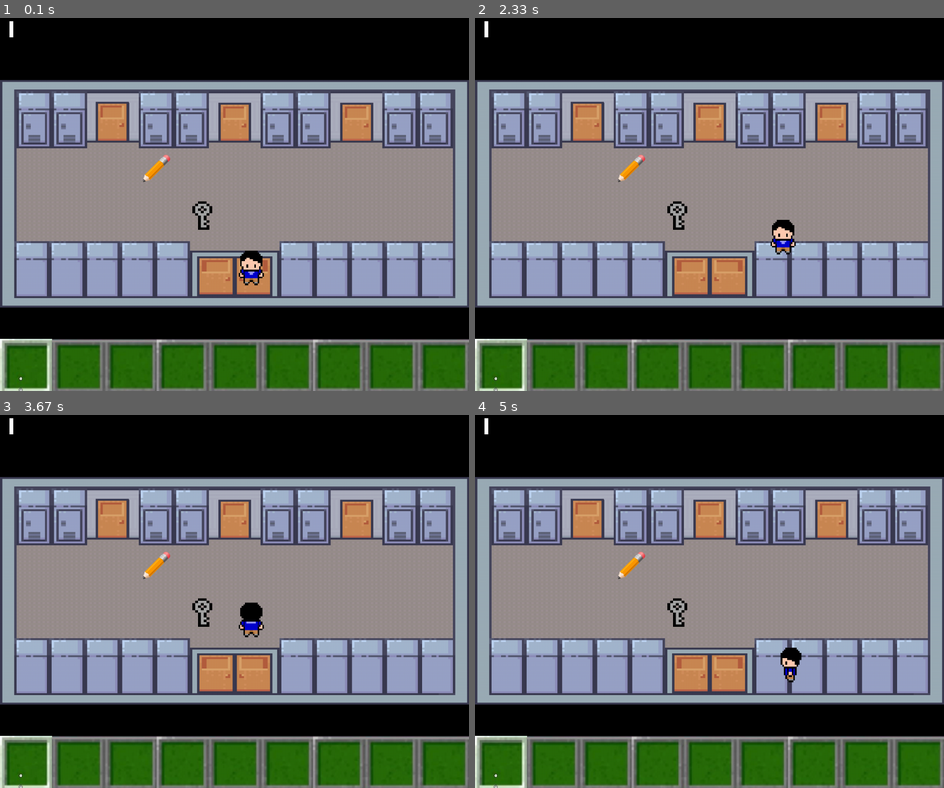
Above: before the commit, frames 1-4 (two rows, left to right).
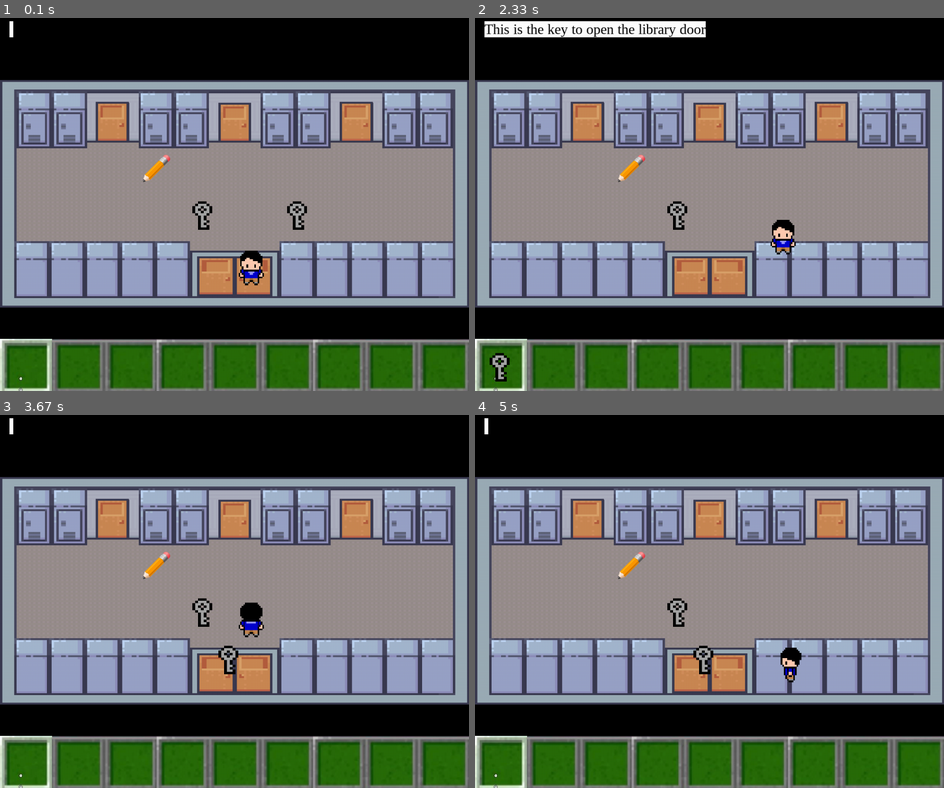
Above: after the commit, the same moments.

Repository: Aaronlongstocking97/Group-11-Pygame-Project
Game: pygame game, started from main.py
Two runs of this game, one before a commit and one after it. Both use one fixed random seed, a clock stepped at 60 frames per second and the inputs below.
Inputs:
- Up to frame 1 (0.1 s): no input
- Up to frame 2 (2.33 s): hold Right 0.33-0.8 s; hold Up 0.83-1.13 s; hold Right 1.17-1.63 s; hold D 1.17-1.63 s; hold Left 1.67-2.2 s; hold A 1.67-2.2 s; hold Down from 2.23 s (still down)
- Up to frame 3 (3.67 s): release Down at 2.53 s; tap Space at 2.57, 2.97, 3.27, 3.4 s; hold Left 2.9-3.3 s; hold A 2.9-3.3 s; hold Up from 3.33 s (still down)
- Up to frame 4 (5 s): release Up at 3.7 s; hold Right 3.73-4.37 s; hold D 3.73-4.37 s; tap Space at 3.8, 4.1, 4.47, 4.87 s; hold Down 4.4-4.77 s; hold Left from 4.8 s (still down); hold A from 4.8 s (still down)

The runs differ from the first frame. In frame 1, 0.3% of the frame differs, in the area x 61-80%, y 22-57%; in frame 2, 2.3%, in the area x 2-80%, y 0-98%; in frame 3, 0.3%; in frame 4, 0.3%.

Commit message:
Put library

Diff:
--- a/GameSprites.py
+++ b/GameSprites.py
@@ -20,6 +20,7 @@
 MATH_ROOM = "assets/rooms/mathroom.png"
 ROOM1WALLS = "assets/rooms/mathroom_clutter.png"
 HALLWAY = "assets/rooms/hallway.png"
+LIBRARY = "assets/rooms/library.png"
 BOX_IMAGE = "assets/items/box.png"
 DOOR_IMAGE = "assets/rooms/door_closed.png"
 KEY_IMAGE = "assets/items/key.png"
--- a/MainGame.py
+++ b/MainGame.py
@@ -9,6 +9,7 @@
 from key import *
 from mathroom import *
 from hallway import *
+from library import *
 from pen import *
 
 # Does this still need to take in an object?
@@ -55,10 +56,12 @@
         # create rooms
         self.math_room = MathRoom(MATH_ROOM)
         self.hallway = Hallway(HALLWAY)
+        self.library = Library(LIBRARY)
 
         # initialize rooms
         self.math_room.init_math_room(self)
         self.hallway.init_hallway(self)
+        self.library.init_library(self)
 
         # Initialize the dialog
         self.dialog = Dialog()
--- a/hallway.py
+++ b/hallway.py
@@ -19,7 +19,7 @@
     def init_hallway(self, callback):
         callback.door_to_math = Door(DOOR_IMAGE, DOOR_SIZE)
         callback.door_to_math.init_door(self, callback.math_room, (197, 185), (800, 40),
-                                    "This door is locked, you might need a key.")
+                                    "Math room is locked, you might need a key.")
 
         callback.key2 = Key(KEY_IMAGE, ITEM_SIZE)
         callback.key2.init_key(self, callback.door_to_math, (400, 400),
@@ -27,3 +27,12 @@
 
         callback.pencil = Pen(PENCIL_IMAGE, ITEM_SIZE)
         callback.pencil.init_pencil(self, (300, 300), "This is a pencil. You may use it to answer some questions")
+
+
+        callback.door_to_library = Door(DOOR_IMAGE, DOOR_SIZE)
+        callback.door_to_library.init_door(self, callback.library, (712, 185), (513, 600),
+                                    "Library is locked, you might need a key.")
+
+        callback.key_library = Key(KEY_IMAGE, ITEM_SIZE)
+        callback.key_library.init_key(self, callback.door_to_library, (600, 400),
+                           "This is the key to open the library door")
--- /dev/null
+++ b/library.py
@@ -0,0 +1,55 @@
+from scene import *
+# from math_generator import *
+from door import *
+from key import *
+from light import *
+
+from answer_box import *
+
+
+class Library(Scene):
+
+    def __init__(self, image):
+        super().__init__(image)
+        # all the groups in room 1
+
+        self.font = pygame.font.SysFont('timesnewroman', 30)
+
+        self.itemsGroup = pygame.sprite.Group()
+        self.keysGroup = pygame.sprite.Group()
+        self.doorGroup = pygame.sprite.Group()
+        self.lightsGroup = pygame.sprite.Group()
+        self.pensGroup = pygame.sprite.Group()
+        # self.walls = GameSprite(ROOM1WALLS, 0, (990,800))
+        # self.walls.mask = pygame.mask.from_surface(self.walls.image)
+
+
+    def addItemTo(self, item, position, group):
+        return super().addItemTo(item, position, group)
+
+    def init_library(self, callback):
+
+        # self.questions = Generator(EQUATIONS_FILE_NAME)
+        # self.ques, self.ans = self.questions.generate()
+
+        self.answer_box = AnswerBox(BOX_IMAGE, (100, 50))
+
+        callback.library_door = Door(DOOR_IMAGE, DOOR_SIZE)
+        callback.library_door.init_door(self, callback.hallway, (513, 600), (712, 185),
+                                "This door is locked, you might need a key.")
+
+        callback.key3 = Key(KEY_IMAGE, ITEM_SIZE)
+        callback.key3.init_key(self, callback.library_door, (400, 400),
+                           "This is the key to enter the hallway")
+
+        # Create the loading lights on the white board
+        # self.loadingLight1 = Light(LOADING_LIGHT, (25 ,25))
+        # self.loadingLight1.init_light(self, (330, 12))
+
+    def display_question(self, callback):
+        question_output = self.font.render(self.ques, True, BLACK)
+        callback._screen.blit(question_output, (SCREEN_RECT.centerx - 30, 40))
+
+
+    def reset_question(self):
+        self.ques, self.ans = self.questions.generate()
